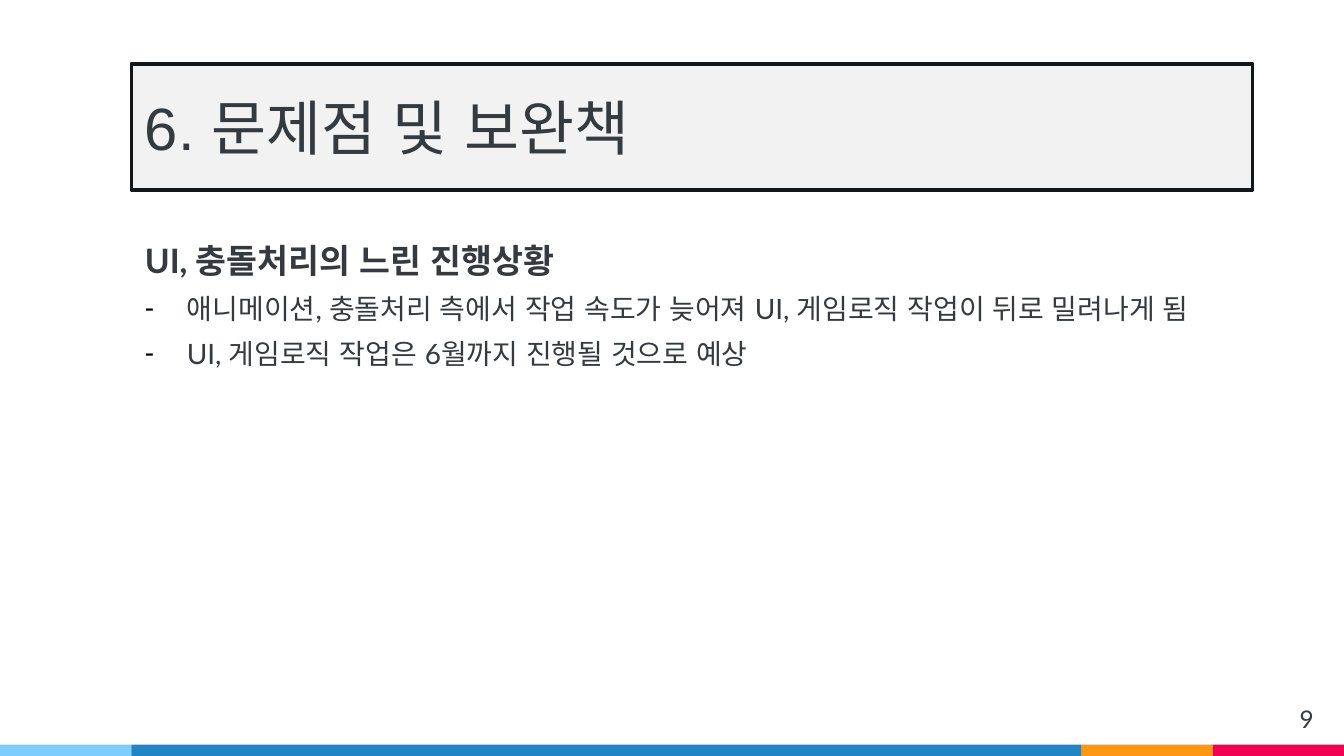
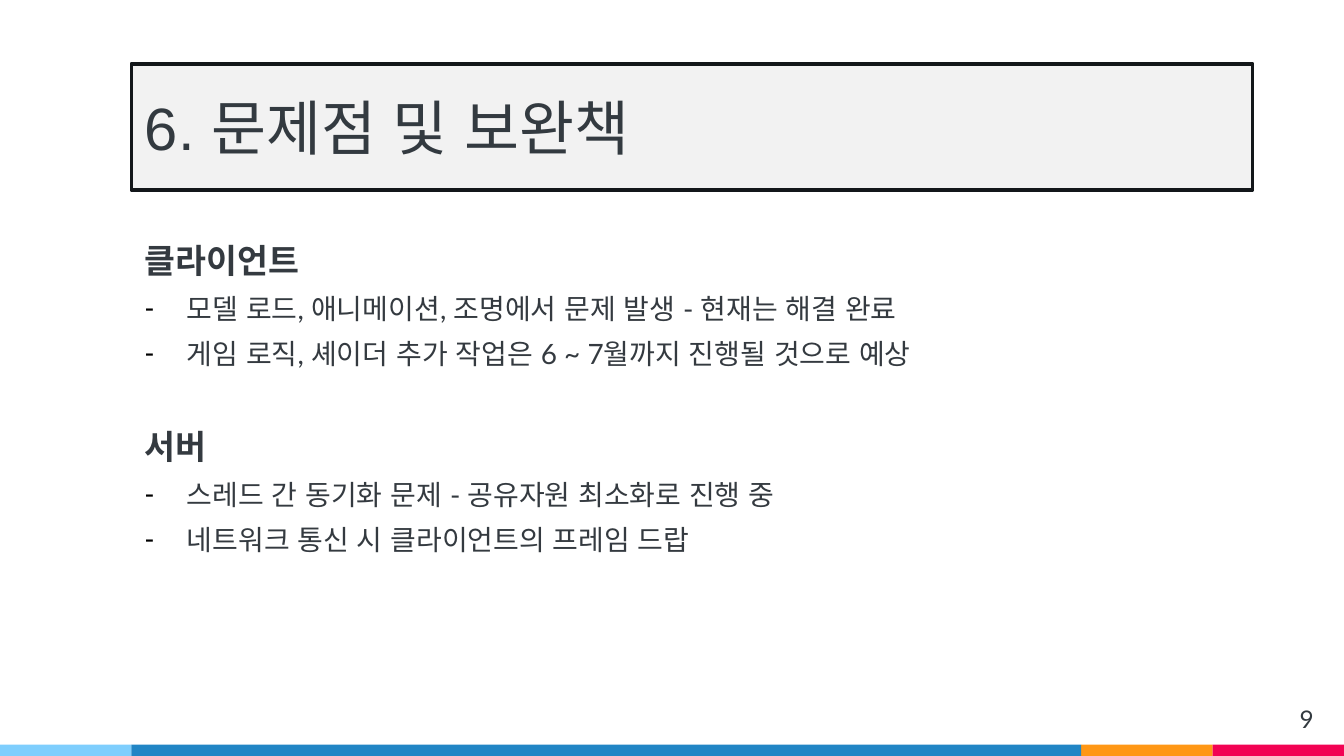
Before and after one commit to wsj2681/Anger_Control_Disoder, a slide deck: slide 9 of Capstone Design/발표자료/중간발표/v2.pptx. Drawn at 1344x756 pixels with LibreOffice and Linux fonts; fonts in the diff are those of the drawing. Boxes give left, top, right and bottom in pixels: in the first picture for what was removed or moved away, otherwise in the second. Text is boxed around its words. In the diff, an @@ line names an element or a change of style, - is before the commit and + after.

```diff
--- a/Capstone Design/발표자료/중간발표/v2.pptx
+++ b/Capstone Design/발표자료/중간발표/v2.pptx
@@ text at [145,245,910,553]: text changed @@
-UI, 충돌처리의 느린 진행상황
-– 애니메이션, 충돌처리 측에서 작업 속도가 늦어져 UI, 게임로직 작업이 뒤로 밀려나게 됨
-– UI, 게임로직 작업은 6월까지 진행될 것으로 예상
+클라이언트
+– 모델 로드, 애니메이션, 조명에서 문제 발생 - 현재는 해결 완료
+– 게임 로직, 셰이더 추가 작업은 6 ~ 7월까지 진행될 것으로 예상
+서버
+– 스레드 간 동기화 문제 - 공유자원 최소화로 진행 중
+– 네트워크 통신 시 클라이언트의 프레임 드랍
```
Also in this commit, not shown: 5 other slides changed, 2 slides added, 2 other files.
